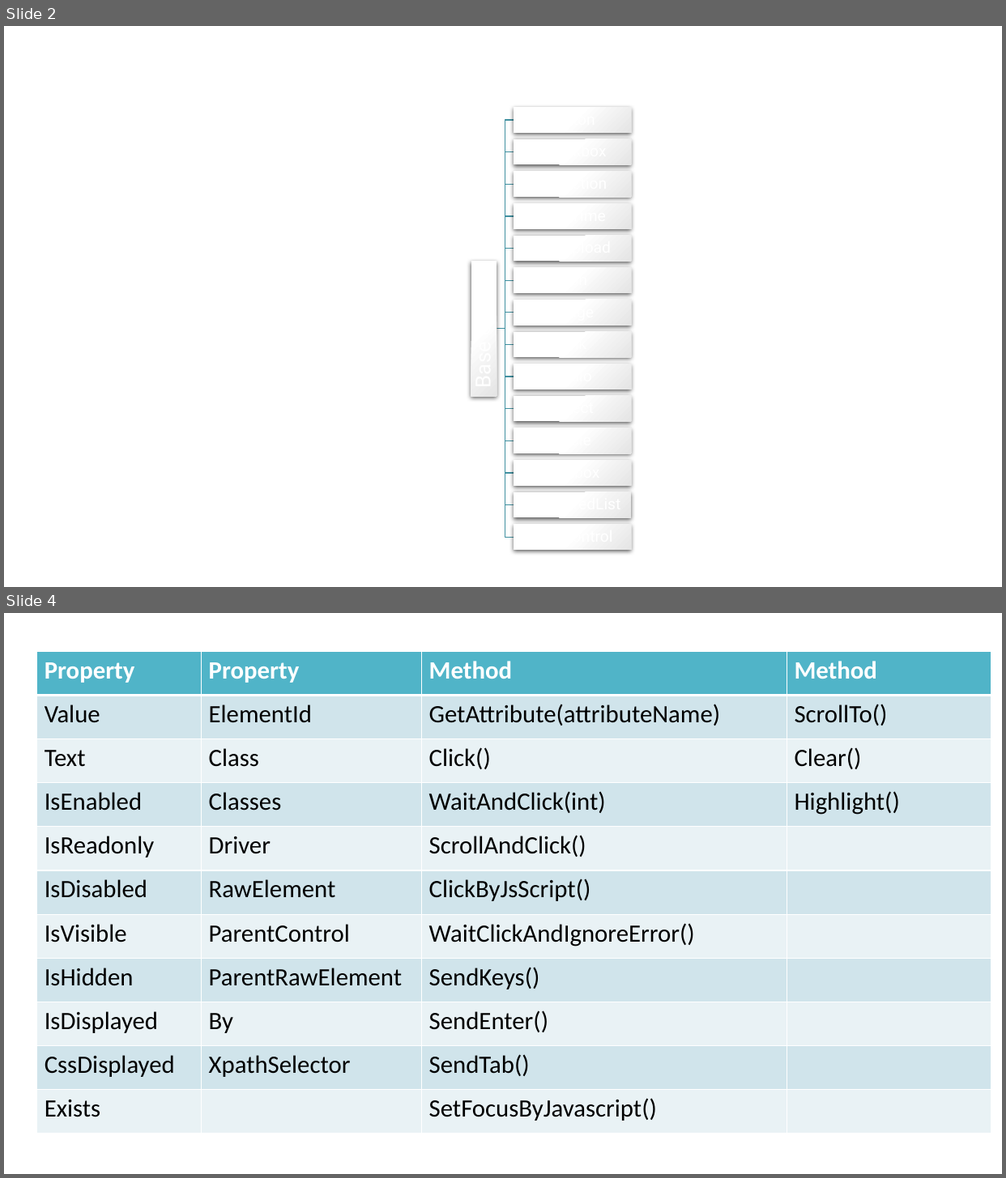
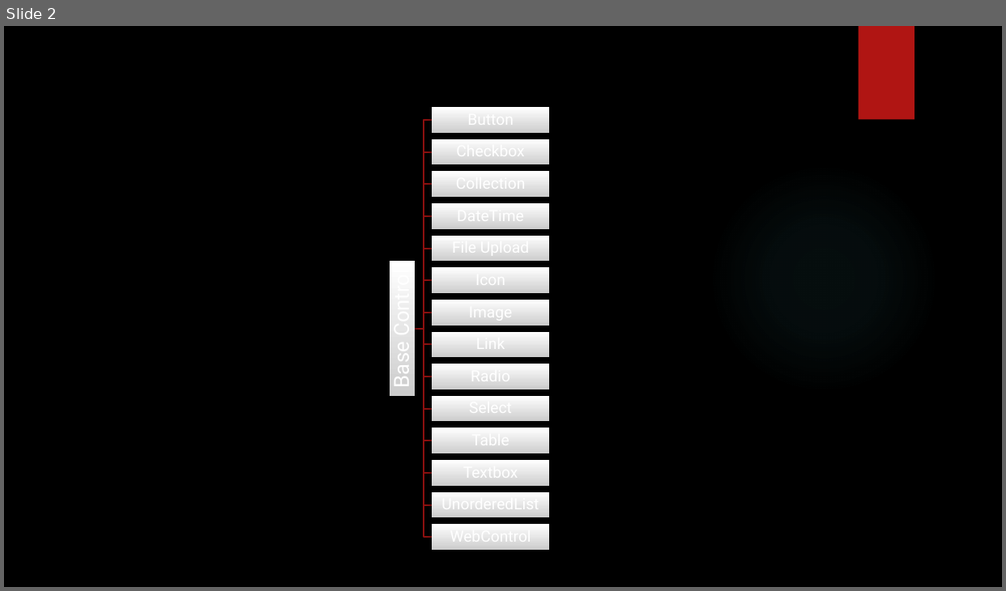
Before and after one commit to peterrexj/Selenium.Essentials, a slide deck: docs/resources/presentations/Selenium Essentials.pptx. Shown one above the other, each under a label of ours: slides 2 and 4 before the commit, slide 2 after it; the slides between them are not shown. The pictures are 1006x1178 and 1006x591 pixels, drawn with LibreOffice and Linux fonts; fonts in the diff are those of the drawing; background and template pictures are left out. Boxes give left, top, right and bottom in pixels: in the first picture for what was removed or moved away, otherwise in the second. Text is boxed around its words. In the diff, an @@ line names an element or a change of style, - is before the commit and + after.

```diff
--- a/docs/resources/presentations/Selenium Essentials.pptx
+++ b/docs/resources/presentations/Selenium Essentials.pptx
@@ slide 4 removed at bbox=[4, 613, 1002, 1174], background #FFFFFF @@
@@ table removed at bbox=[37, 651, 992, 1134], 11 rows, 4 columns @@
-Property | Property | Method | Method
-Value | ElementId | GetAttribute(attributeName) | ScrollTo()
-Text | Class | Click() | Clear()
-IsEnabled | Classes | WaitAndClick(int) | Highlight()
-IsReadonly | Driver | ScrollAndClick() | 
-IsDisabled | RawElement | ClickByJsScript() | 
-IsVisible | ParentControl | WaitClickAndIgnoreError() | 
-IsHidden | ParentRawElement | SendKeys() | 
-IsDisplayed | By | SendEnter() | 
-CssDisplayed | XpathSelector | SendTab() | 
-Exists |  | SetFocusByJavascript() | 
@@ slide 2 changed as well @@
@@ background #FFFFFF to picture (left out) @@
@@ rectangle added at bbox=[859, 26, 914, 120], fill #B01513 @@
@@ outline #4090A0 1 pt to #8D110F 1.5 pt in 14 elements at bbox=[415, 328, 432, 473], bbox=[415, 328, 432, 441], bbox=[415, 328, 432, 408], bbox=[415, 313, 432, 328], bbox=[415, 216, 432, 328], bbox=[415, 328, 432, 537], bbox=[415, 328, 432, 506], bbox=[415, 328, 432, 377], bbox=[415, 328, 432, 344], bbox=[415, 280, 432, 328], bbox=[415, 248, 432, 328], bbox=[415, 184, 432, 328], bbox=[415, 152, 432, 329], bbox=[415, 120, 432, 329] @@
@@ ellipse added at bbox=[709, 163, 939, 394], fill gradient #50B9C1 @@
@@ 15 rectangles, 14 freeform shapes, 1 text: place and size @@
-15 rectangles, 14 freeform shapes, 1 text at bbox=[469, 107, 632, 550]
+15 rectangles, 14 freeform shapes, 1 text at bbox=[387, 107, 550, 550]
@@ fill gradient #FFFFFF to #E5E5E5 to gradient #FFFFFF to #CDCDCD; shadow changed in 15 elements at bbox=[390, 261, 415, 396], bbox=[432, 107, 550, 132], bbox=[432, 139, 550, 165], bbox=[432, 171, 550, 197], bbox=[432, 203, 550, 228], bbox=[432, 236, 550, 261], bbox=[432, 268, 550, 293], bbox=[432, 300, 550, 326], bbox=[432, 332, 550, 357], bbox=[432, 365, 550, 390], bbox=[432, 396, 550, 421], bbox=[432, 428, 550, 454], bbox=[432, 460, 550, 485], bbox=[432, 493, 550, 518], bbox=[432, 525, 550, 550] @@
@@ group added at bbox=[441, 109, 539, 546]: 14 texts @@
+Button
+Checkbox
+Collection
+DateTime
+File Upload
+Icon
+Image
+Link
+Radio
+Select
+Table
+Textbox
+UnorderedList
+WebControl
```
Also in this commit, not shown: 1 other slide changed, 2 other slides removed.
